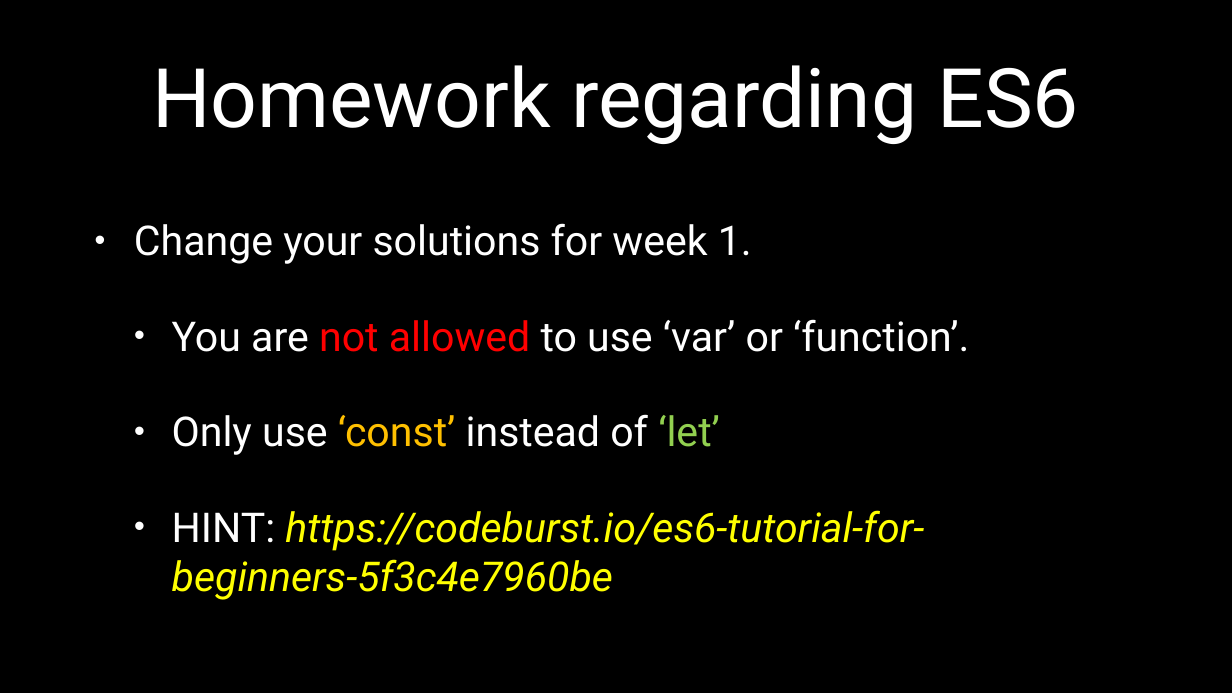
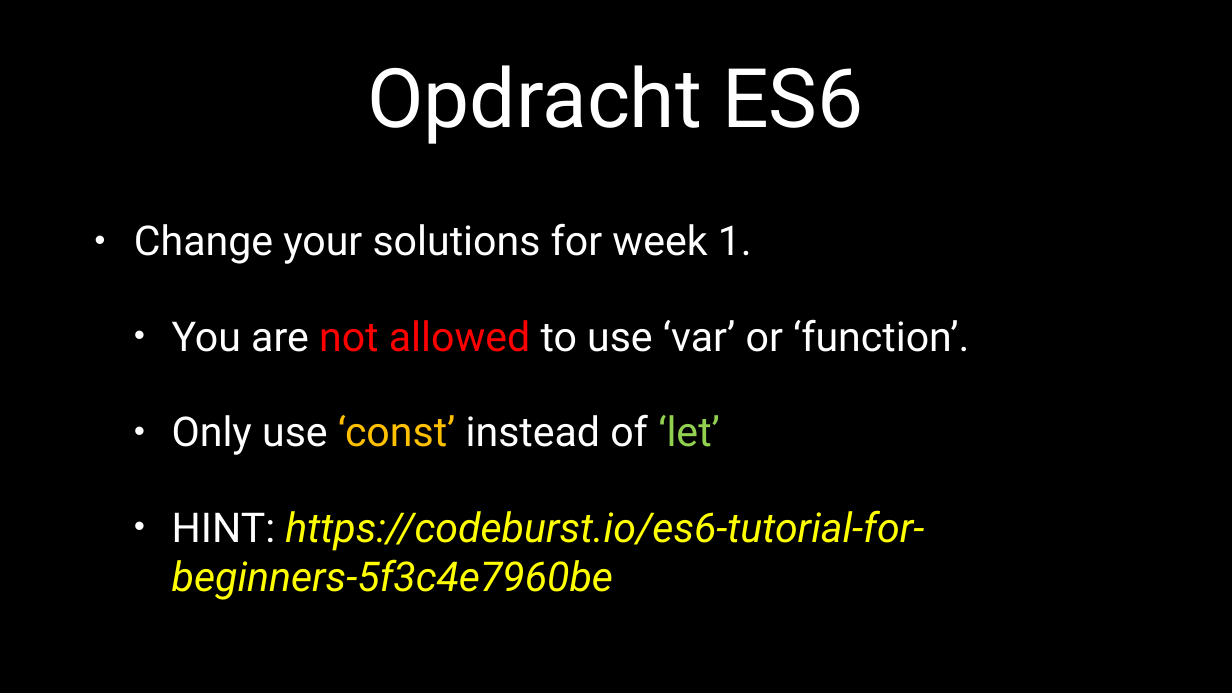
Before and after one commit to petereijgermans11/frontend-cursus, a slide deck: slide 34 of frontend-cursus/ 4 - ECMAScript 6 node-browser.pptx (slide 32 before the commit). Drawn at 1232x693 pixels with LibreOffice and Linux fonts; fonts in the diff are those of the drawing. Boxes give left, top, right and bottom in pixels: in the first picture for what was removed or moved away, otherwise in the second. Text is boxed around its words. In the diff, an @@ line names an element or a change of style, - is before the commit and + after.

```diff
--- a/frontend-cursus/ 4 - ECMAScript 6 node-browser.pptx
+++ b/frontend-cursus/ 4 - ECMAScript 6 node-browser.pptx
@@ title at [368, 65, 863, 144]: text changed @@
-Homework regarding ES6
+Opdracht ES6
```
Also in this commit, not shown: 6 other slides changed, 2 slides added, 1 other file.
